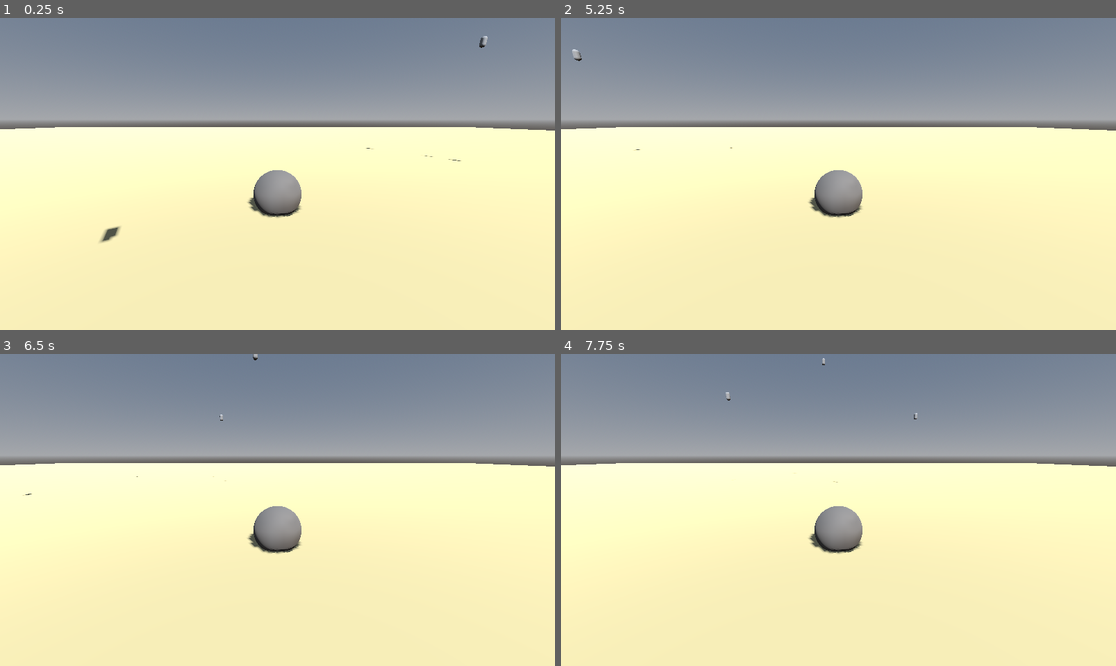
Above: before the commit, frames 1-4 (two rows, left to right).
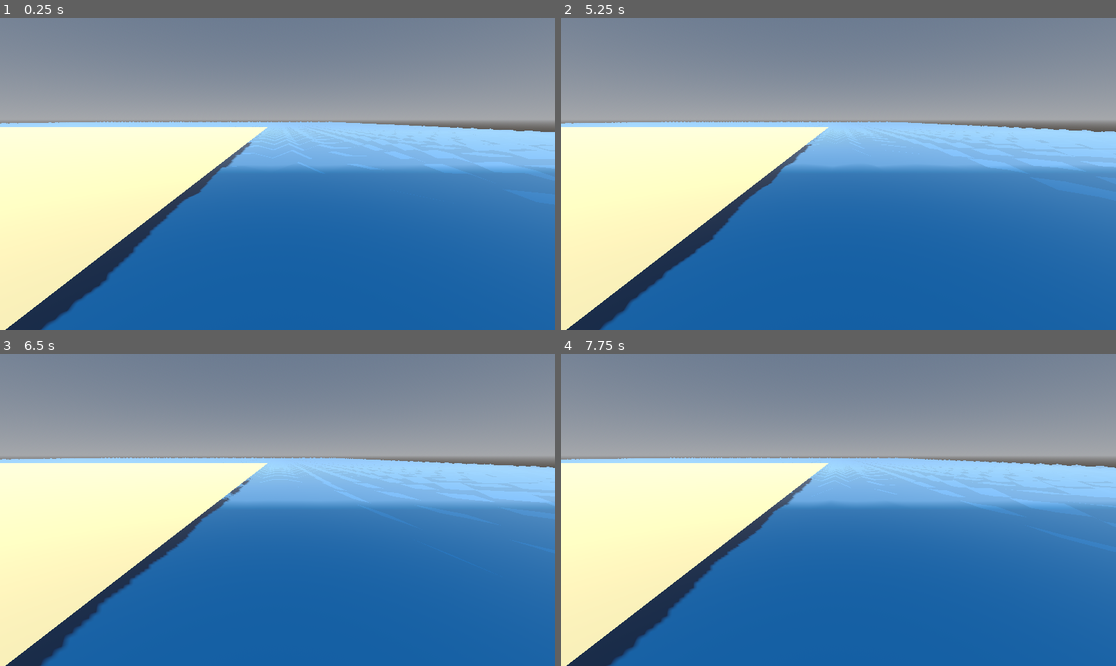
Above: after the commit, the same moments.

Repository: olszewskv/rock-on-beach
Game: Godot game, scene res://world.tscn
The game is run twice, just before and just after one commit, with the same random seed, the same clock (stepped at 60 frames per second) and the same inputs.
Inputs:
- Up to frame 1 (0.25 s): no input
- Up to frame 2 (5.25 s): no input
- Up to frame 3 (6.5 s): no input
- Up to frame 4 (7.75 s): no input

The runs differ from the first frame. In frame 1, 50% of the frame differs, in the area x 0-100%, y 5-100%; in frame 2, 50%; in frame 3, 50%; in frame 4, 50%.

Commit message:
Ocean with waves

Diff:
--- /dev/null
+++ b/new-game-project/world.gdshader
@@ -0,0 +1,23 @@
+shader_type spatial;
+render_mode blend_mix, depth_draw_opaque, cull_back, diffuse_burley, specular_schlick_ggx;
+
+// Wave parameters
+uniform float wave_height : hint_range(0.0, 2.0) = 0.3;
+uniform float wave_speed : hint_range(0.0, 5.0) = 1.2;
+uniform float wave_frequency : hint_range(0.0, 10.0) = 2.0;
+uniform vec4 water_color : source_color = vec4(0.0, 0.3, 0.5, 0.9);
+uniform vec4 foam_color : source_color = vec4(0.8, 0.9, 1.0, 1.0);
+
+void vertex() {
+	float wave1 = sin(VERTEX.x * wave_frequency + TIME * wave_speed) * wave_height;
+	float wave2 = sin(VERTEX.z * wave_frequency * 0.8 + TIME * wave_speed * 1.3) * wave_height * 0.6;
+	VERTEX.y += wave1 + wave2;
+}
+
+void fragment() {
+	float foam = clamp(VERTEX.y * 2.0, 0.0, 1.0);
+	ALBEDO = mix(water_color.rgb, foam_color.rgb, foam * 0.3);
+	ROUGHNESS = 0.05;
+	METALLIC = 0.1;
+	ALPHA = water_color.a;
+}
--- a/new-game-project/world.tscn
+++ b/new-game-project/world.tscn
@@ -1,6 +1,7 @@
 [gd_scene format=3 uid="uid://ckavqb25bdaul"]
 
 [ext_resource type="Script" uid="uid://c5nekpnap6axu" path="res://world.gd" id="1_fj7yv"]
+[ext_resource type="Shader" uid="uid://b14e17eovppwr" path="res://world.gdshader" id="2_fj7yv"]
 
 [sub_resource type="ProceduralSkyMaterial" id="ProceduralSkyMaterial_gv5m4"]
 
@@ -26,6 +27,20 @@
 [sub_resource type="StandardMaterial3D" id="StandardMaterial3D_f3sb7"]
 albedo_color = Color(0.43137255, 0.4117647, 0.39215687, 1)
 roughness = 0.8
+
+[sub_resource type="PlaneMesh" id="PlaneMesh_aqk2v"]
+size = Vector2(200, 200)
+subdivide_width = 150
+subdivide_depth = 150
+
+[sub_resource type="ShaderMaterial" id="ShaderMaterial_036b0"]
+render_priority = 0
+shader = ExtResource("2_fj7yv")
+shader_parameter/wave_height = 0.3
+shader_parameter/wave_speed = 1.2
+shader_parameter/wave_frequency = 2.0
+shader_parameter/water_color = Color(0, 0.3, 0.5, 0.9)
+shader_parameter/foam_color = Color(0.8, 0.9, 1, 1)
 
 [node name="World" type="Node3D" unique_id=839943923]
 script = ExtResource("1_fj7yv")
@@ -53,4 +68,9 @@
 surface_material_override/0 = SubResource("StandardMaterial3D_f3sb7")
 
 [node name="Camera3D" type="Camera3D" parent="." unique_id=1175985114]
-transform = Transform3D(1, 0, 0, 0, 0.9659258, 0.25881904, 0, -0.25881904, 0.9659258, 0, 2, 4)
+transform = Transform3D(1, 0, 0, 0, 0.9659258, 0.25881904, 0, -0.25881904, 0.9659258, 50, 2, 4)
+
+[node name="Ocean" type="MeshInstance3D" parent="." unique_id=647736964]
+transform = Transform3D(1, 0, 0, 0, 1, 0, 0, 0, 1, 0, -0.3, -80)
+mesh = SubResource("PlaneMesh_aqk2v")
+surface_material_override/0 = SubResource("ShaderMaterial_036b0")
Not shown, added: new-game-project/world.gdshader.uid
